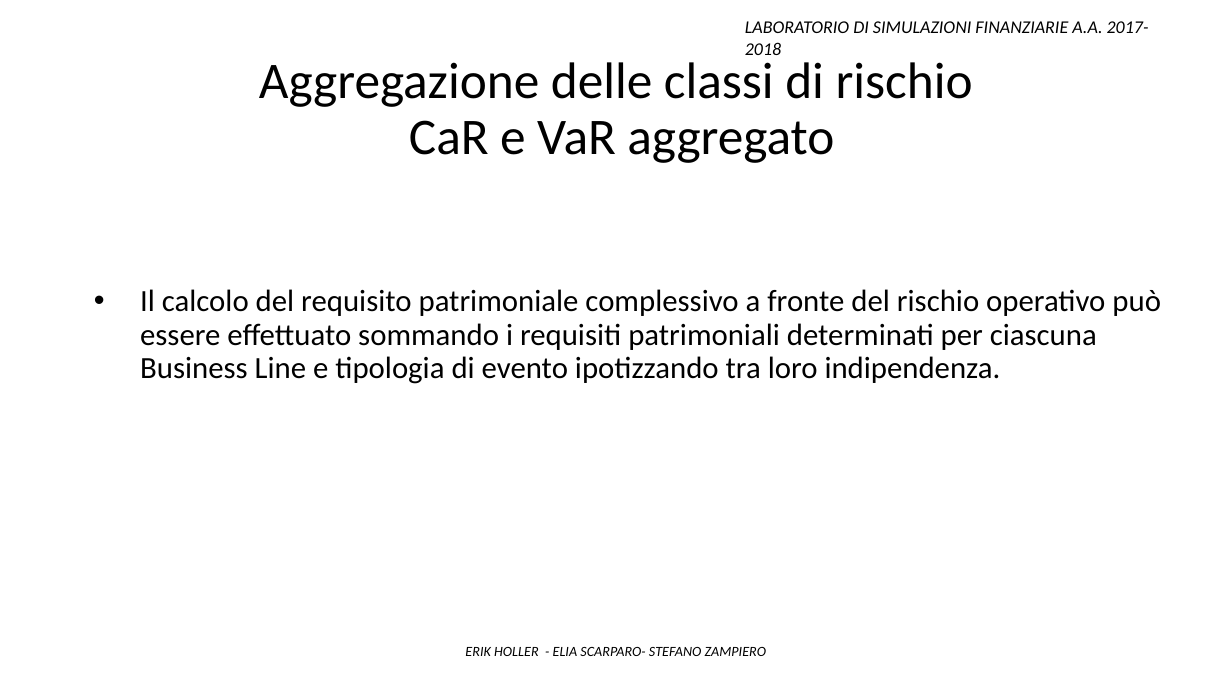
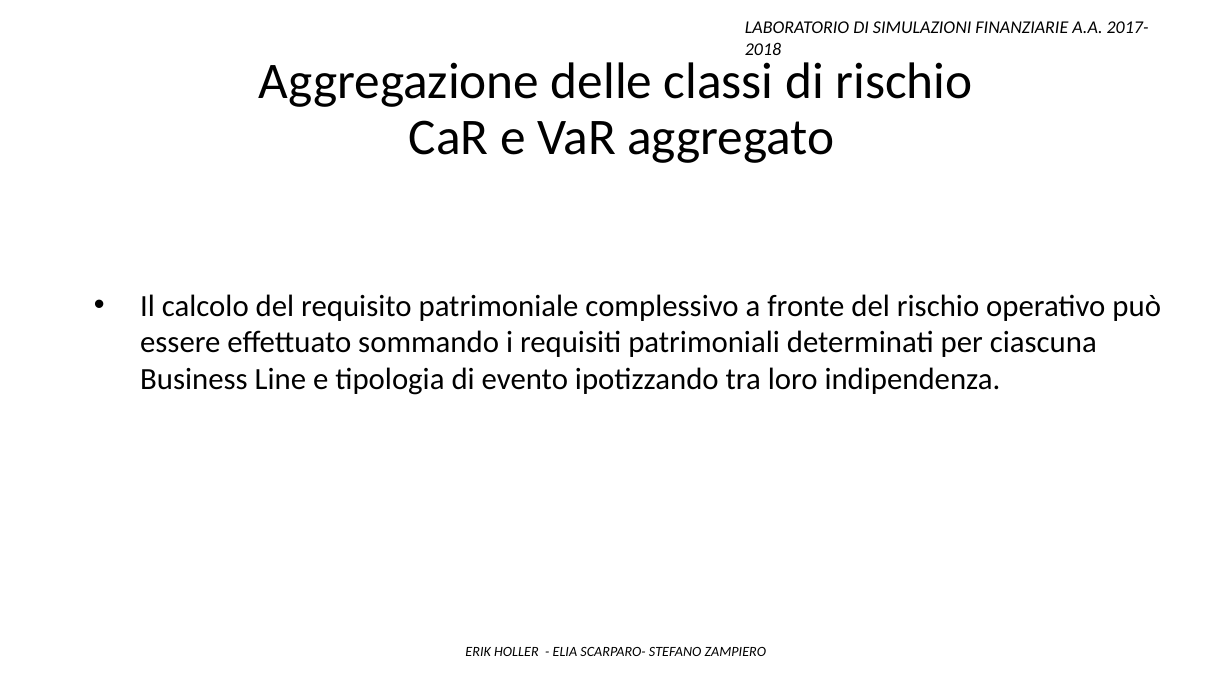
Before and after one commit to Stegirsanov/Laboratorio-di-simulazioni-finanziarie-project, a slide deck: slide 21 of Presentazione ppt/Presentazione_finale.pptx. Drawn at 1232x693 pixels with LibreOffice and Linux fonts; fonts in the diff are those of the drawing. Boxes give left, top, right and bottom in pixels: in the first picture for what was removed or moved away, otherwise in the second. Text is boxed around its words. In the diff, an @@ line names an element or a change of style, - is before the commit and + after.

```diff
--- a/Presentazione ppt/Presentazione_finale.pptx
+++ b/Presentazione ppt/Presentazione_finale.pptx
@@ text "Il calcolo del requisito patrimoniale ..." at (140, 294, 1161, 395): line spacing 0.9 to 1 @@
```
Also in this commit, not shown: 2 other slides changed.
